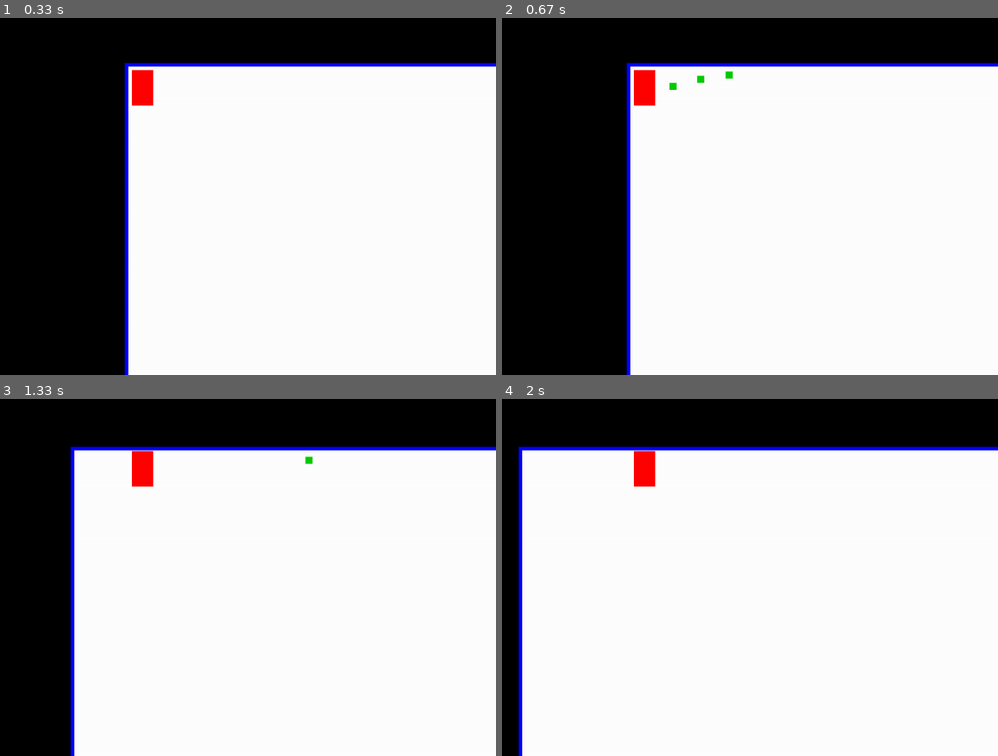
Above: before the commit, frames 1-4 (two rows, left to right).
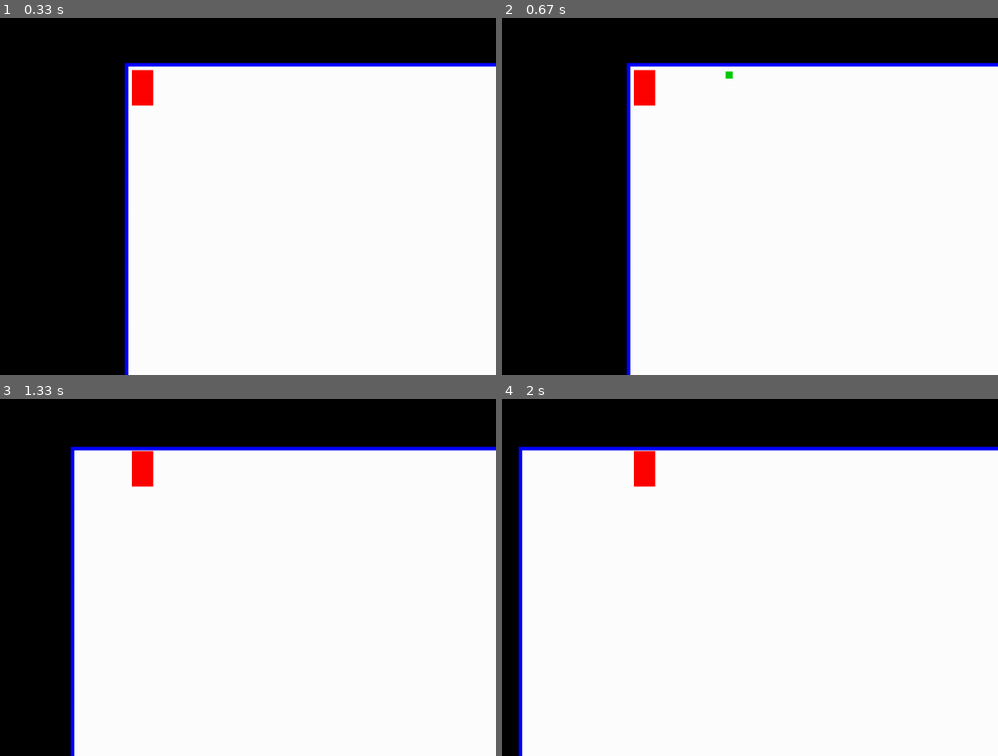
Above: after the commit, the same moments.

Repository: korshakr/pygame_top_down_shooter
Game: pygame game, started from scripts/main.py
The game is run twice, just before and just after one commit, with the same random seed, the same clock (stepped at 60 frames per second) and the same inputs.
Inputs (mouse positions are in pixels of both pictures, inside the frame that each line leads up to):
- Up to frame 1 (0.33 s): no input
- Up to frame 2 (0.67 s): press the mouse at (869, 53) at 0.37 s; move the mouse to (754, 82) at 0.47 s; release the mouse at (635, 110) at 0.6 s
- Up to frame 3 (1.33 s): hold D 0.67-1.13 s; hold W from 1.17 s (still down)
- Up to frame 4 (2 s): release W at 1.47 s; hold D 1.5-1.97 s

Frame 1 is identical in both runs. In frame 2, less than 0.1% of the frame differs, in the area x 33-41%, y 16-21%; in frame 3, less than 0.1%; in frame 4, nothing differs.

Commit message:
Complete

Diff:
--- a/scripts/background.py
+++ b/scripts/background.py
@@ -38,8 +38,8 @@
             if event.type == conf.pygame.MOUSEBUTTONDOWN and event.button == 1:
                 bullets.append(Bullet(player.player_rect.center,angle))
 
-            elif conf.pygame.mouse.get_pressed()[0]:
-                bullets.append(Bullet(player.player_rect.center,angle))
+            # if conf.pygame.mouse.get_pressed()[0]:
+            #     bullets.append(Bullet(player.player_rect.center,angle))
 
 
         camera_pos = player.move(camera_pos,blocks)
@@ -63,7 +63,7 @@
         if player.isLive:
             player.render(world)
 
-        draw_enemies(world,enemies)
+        draw_enemies(world,player,enemies,blocks)
 
         draw_bullets(world,bullets,blocks,enemies)
 
@@ -94,18 +94,18 @@
 
 
     for x in range(0,800,5):
-        if x in range(530,581):
+        if x in range(530,600):
             continue
         blocks.append(Block(x,800))
 
     return blocks
 
 
-def draw_enemies(display, enemies):
+def draw_enemies(display,player,enemies,blocks):
     if enemies:
         for enemy in enemies[:]:
             if enemy.health > 0:
-                enemy.render(display)
+                enemy.render(display,player,blocks)
             else:
                 enemies.remove(enemy)
 
--- a/scripts/enemy.py
+++ b/scripts/enemy.py
@@ -1,11 +1,23 @@
 import conf
+
+# from pygame.math import Vector2
+
+import math
 
 class Enemy:
     def __init__(self):
         self.health = 101
         self.damage = 10
-        self.speed = 2
+        self.speed = 3
+        self.range_zone = 200
+        self.range_zone_image = conf.pygame.Surface((self.range_zone * 2,self.range_zone * 2))
+        self.zone_rect = None
 
+    def draw_range_zone(self,display,centre_enemy):
+        self.range_zone_image.set_alpha(128)
+        centre_enemy = (centre_enemy[0] - self.range_zone,centre_enemy[1] - self.range_zone)
+        self.zone_rect = conf.pygame.Rect(centre_enemy[0],centre_enemy[1],self.range_zone * 2, self.range_zone * 2)
+        display.blit(self.range_zone_image,centre_enemy)
 
 
 class monster_lvl0(Enemy):
@@ -14,7 +26,50 @@
 
         self.image = conf.pygame.Surface((30,50))
         self.image.fill(conf.COLORS['DARK_GREEN'])
-        self.monster_lvl0_rect = conf.pygame.Rect(600,1000,30,50)
+        self.monster_lvl0_rect = conf.pygame.Rect(800,1000,30,50)
 
-    def render(self,display):
+    def define_status(self,player,blocks):
+        if player.player_rect.colliderect(self.zone_rect):
+             self.range_zone_image.fill(conf.COLORS['RED'])
+             self.warning_mode(player,blocks)
+        else:
+            self.range_zone_image.fill(conf.COLORS['GREEN'])
+            self.standard_mode()
+
+
+    def normalize_vector(self,vector):
+        if vector == [0,0]:
+            return [0,0]
+        else:
+            path = math.sqrt(math.pow(vector[0],2) + math.pow(vector[1],2))
+            return (vector[0] / path, vector[1] / path)
+
+    def collision(self,blocks):
+        for block in blocks:
+            if self.monster_lvl0_rect.colliderect(block.block_rect):
+                return True
+        return False
+
+    def standard_mode(self):
+        pass
+
+
+    def warning_mode(self,player,blocks):
+
+        if self.collision(blocks):
+          self.monster_lvl0_rect.centerx -= self.moveVector[0] * self.speed
+          self.monster_lvl0_rect.centery -= self.moveVector[1] * self.speed
+        else:
+            self.moveVector = (player.player_rect.topleft[0] - self.monster_lvl0_rect.centerx,
+                          player.player_rect.topleft[1] - self.monster_lvl0_rect.centery)
+
+            self.moveVector = self.normalize_vector(self.moveVector)
+            self.monster_lvl0_rect.centerx += self.moveVector[0] * self.speed
+            self.monster_lvl0_rect.centery += self.moveVector[1] * self.speed
+
+
+    def render(self,display,player,blocks):
+
         display.blit(self.image,self.monster_lvl0_rect)
+        self.draw_range_zone(display,self.monster_lvl0_rect.center)
+        self.define_status(player,blocks)
